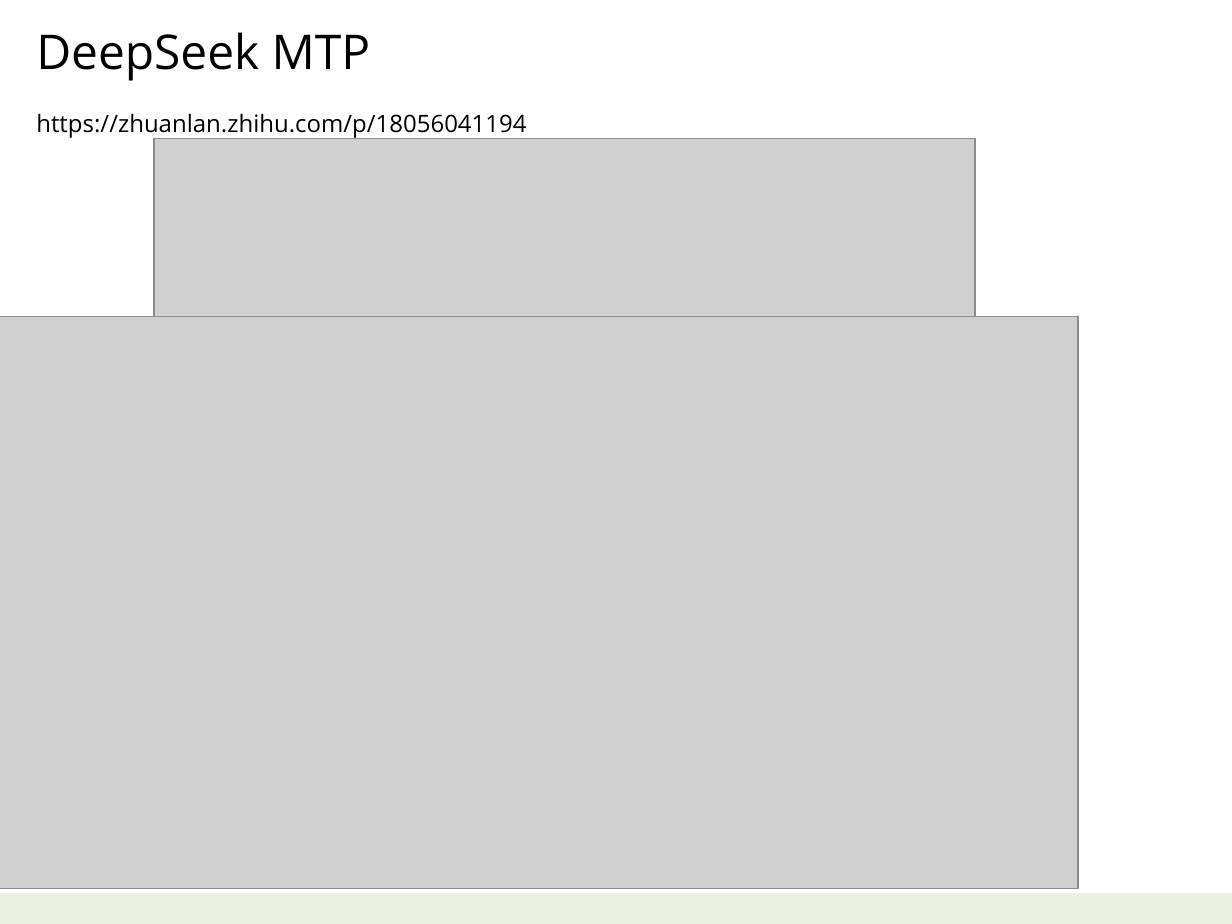
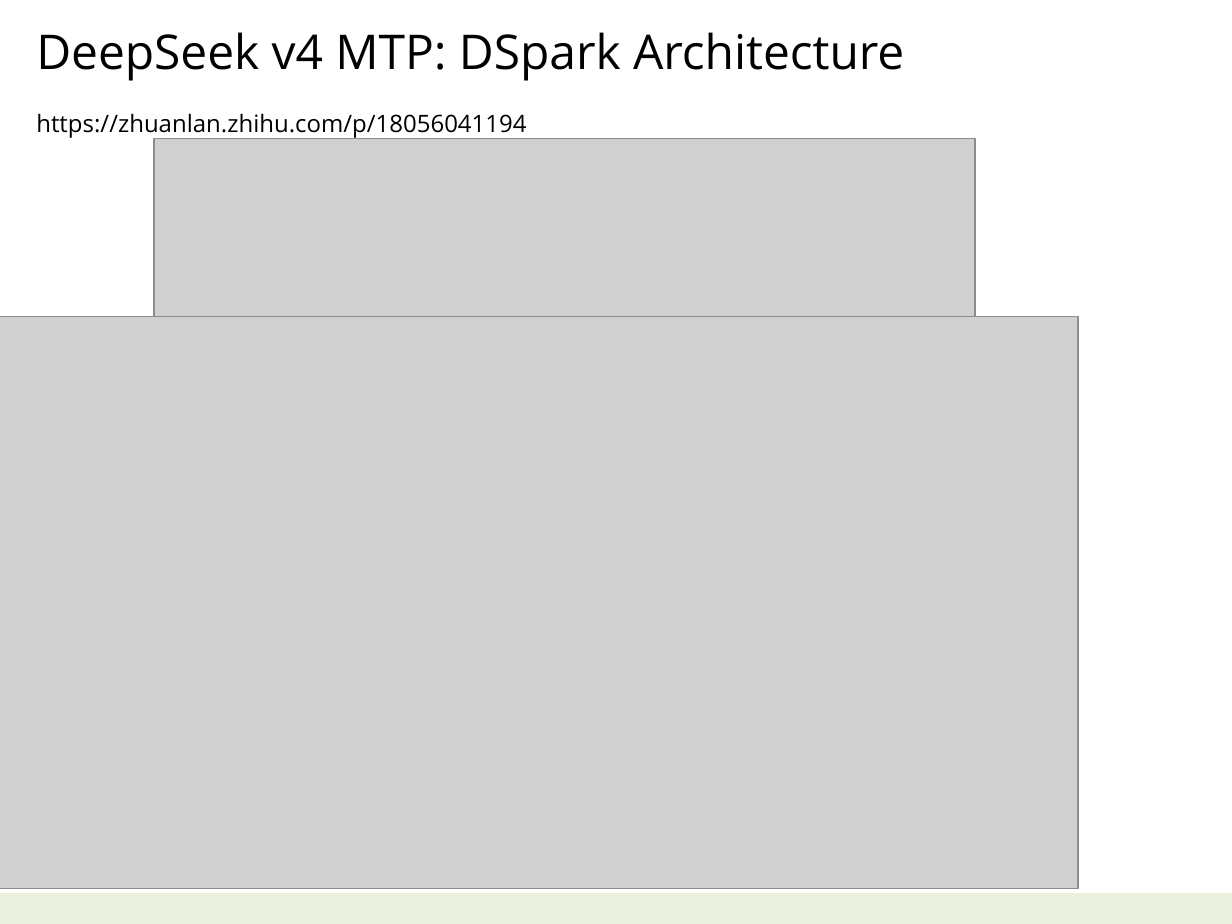
Before and after one commit to navibator/crazy-ai, a slide deck: slide 14 of ai-deepseek.pptx (slide 11 before the commit). Drawn at 1232x924 pixels with LibreOffice and Linux fonts; fonts in the diff are those of the drawing; grey boxes stand for pictures. Boxes give left, top, right and bottom in pixels: in the first picture for what was removed or moved away, otherwise in the second. Text is boxed around its words. In the diff, an @@ line names an element or a change of style, - is before the commit and + after.

```diff
--- a/ai-deepseek.pptx
+++ b/ai-deepseek.pptx
@@ text at <box>36,32,904,81</box>: text changed @@
-DeepSeek MTP
+DeepSeek v4 MTP: DSpark Architecture
```
Also in this commit, not shown: 3 other slides changed, 3 slides added, 1 slide removed, 2 other files.
